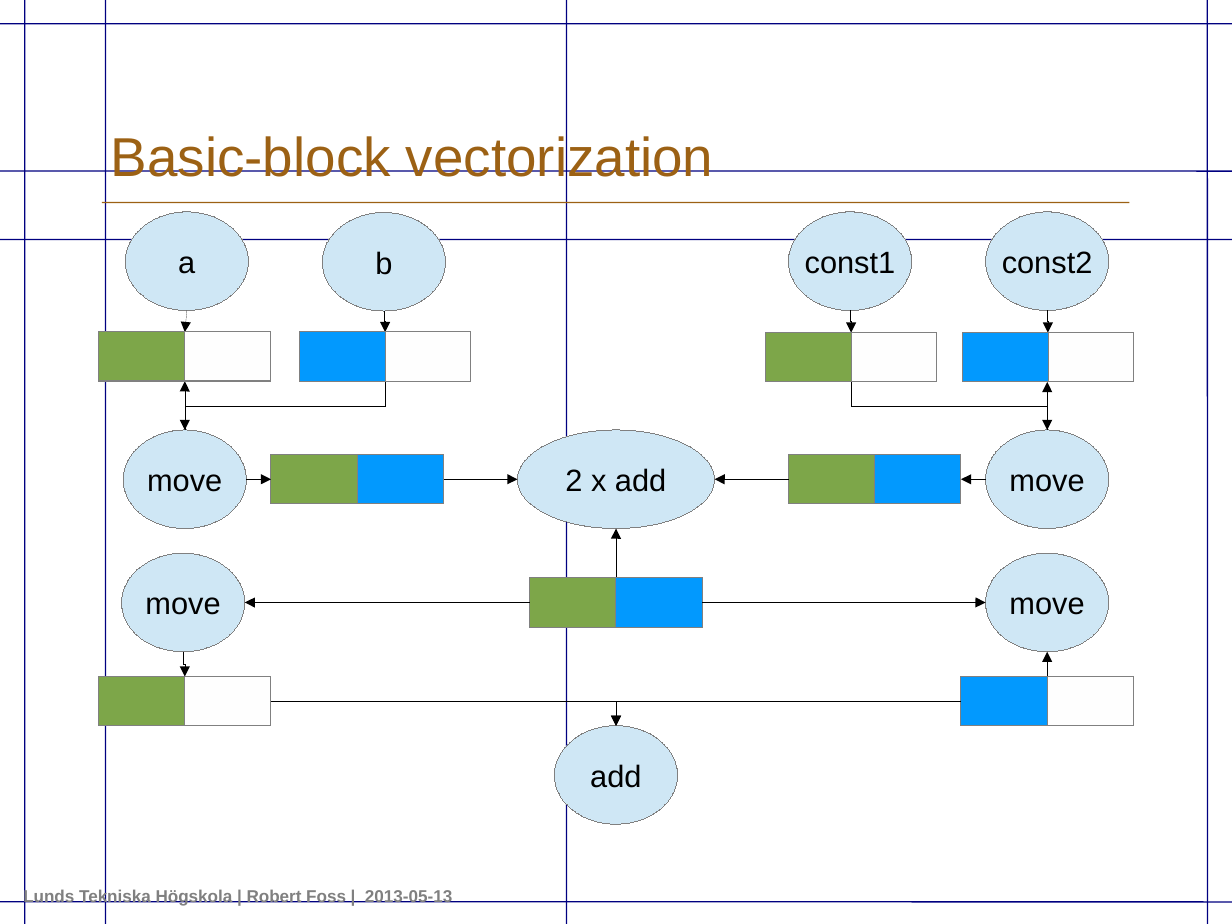
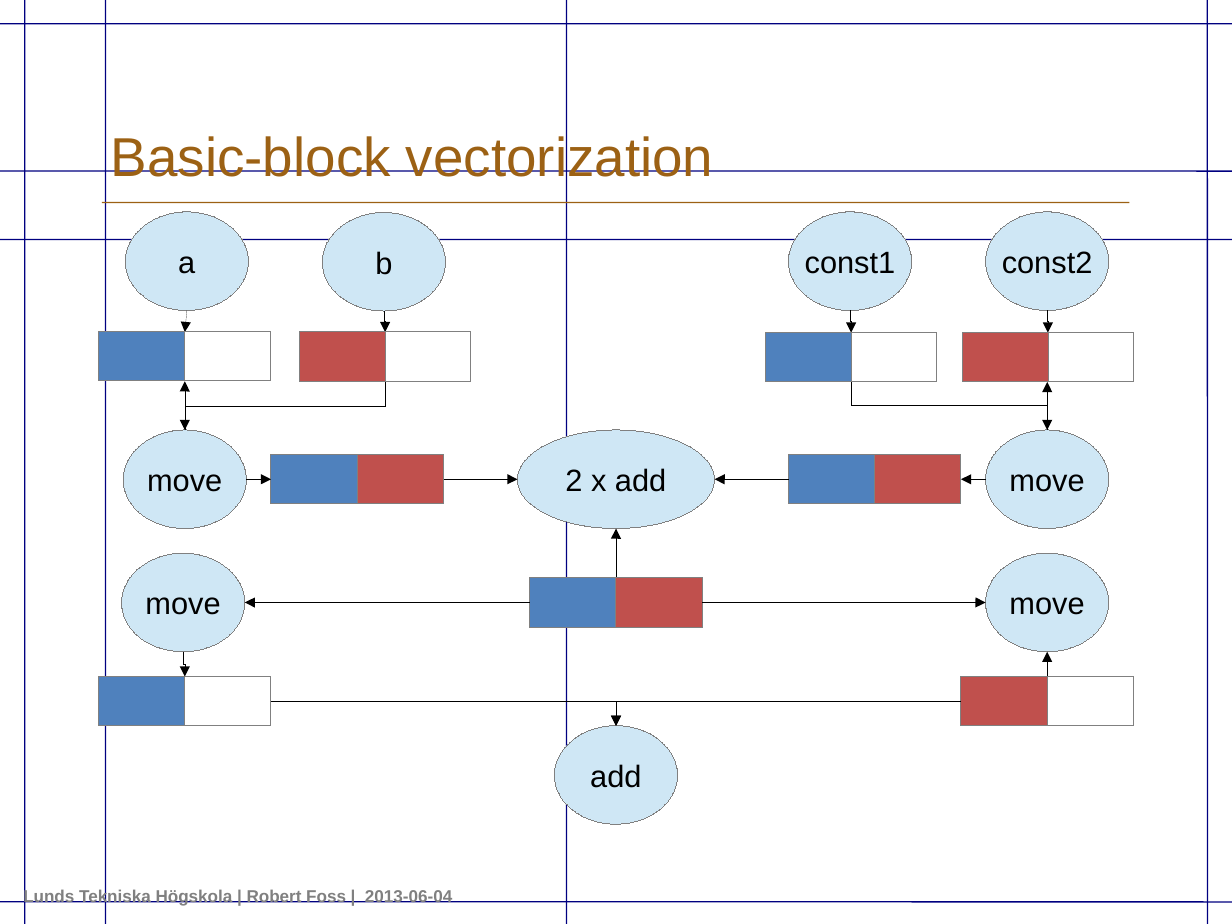
Before and after one commit to robertfoss/masters_thesis, a slide deck: slide 10 of presentation/presentation.odp (slide 11 before the commit). Drawn at 1232x924 pixels with LibreOffice and Linux fonts; fonts in the diff are those of the drawing. Boxes give left, top, right and bottom in pixels: in the first picture for what was removed or moved away, otherwise in the second. Text is boxed around its words. In the diff, an @@ line names an element or a change of style, - is before the commit and + after.

```diff
--- a/presentation/presentation.odp
+++ b/presentation/presentation.odp
@@ rectangle removed at (99,331,271,381) @@
@@ rectangle removed at (299,331,471,381) @@
@@ rectangle removed at (765,333,936,382) @@
@@ fill #0099FF to #C0504D in 6 elements at (357,455,444,504), (875,455,961,504), (616,578,702,627), (961,676,1047,726), (299,331,386,381), (962,333,1048,382) @@
@@ rectangle removed at (962,333,1133,382) @@
@@ elbow arrow (851, 382) - (1047, 430): route changed @@
@@ rectangle removed at (788,455,961,504) @@
@@ rectangle removed at (530,578,702,627) @@
@@ fill #7DA647 to #4F81BD in 6 elements at (271,455,357,504), (788,455,875,504), (530,578,616,627), (99,331,185,381), (765,333,851,382), (99,676,185,726) @@
@@ rectangle removed at (99,676,271,726) @@
@@ rectangle removed at (961,676,1133,726) @@
@@ text at (23,888,452,906): text changed @@
-Lunds Tekniska Högskola | Robert Foss | 2013-05-13
+Lunds Tekniska Högskola | Robert Foss | 2013-06-04
```
Also in this commit, not shown: 49 other slides changed, 2 slides removed, 1 other file.
